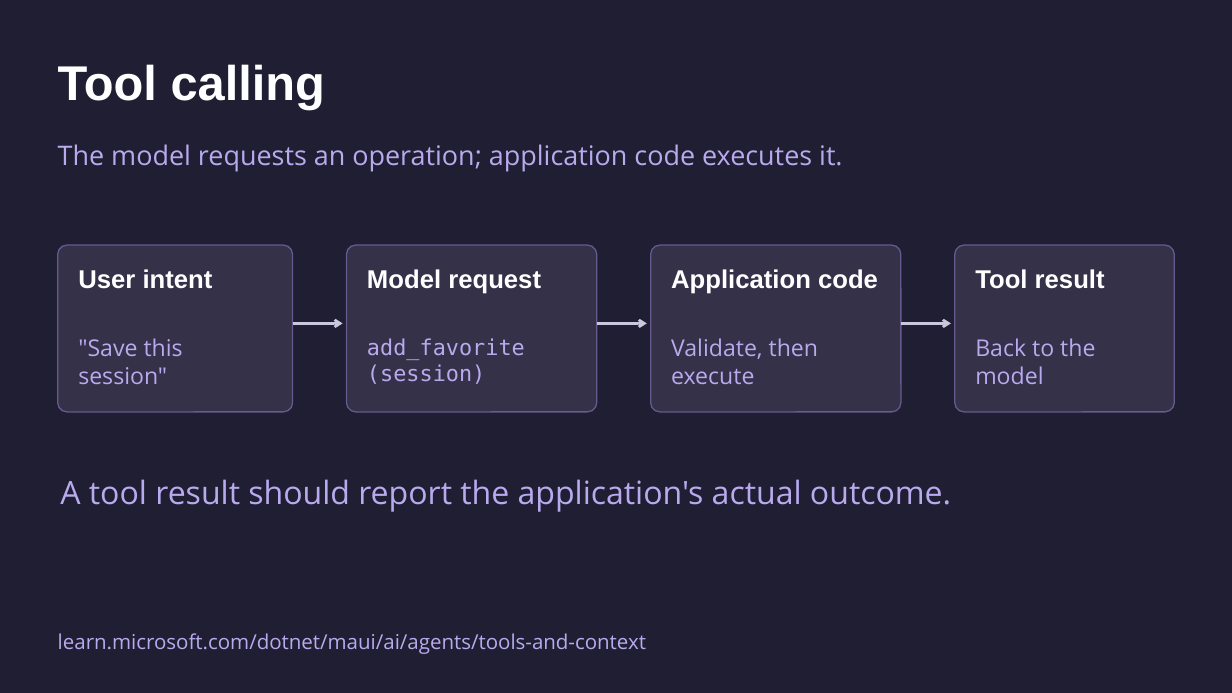
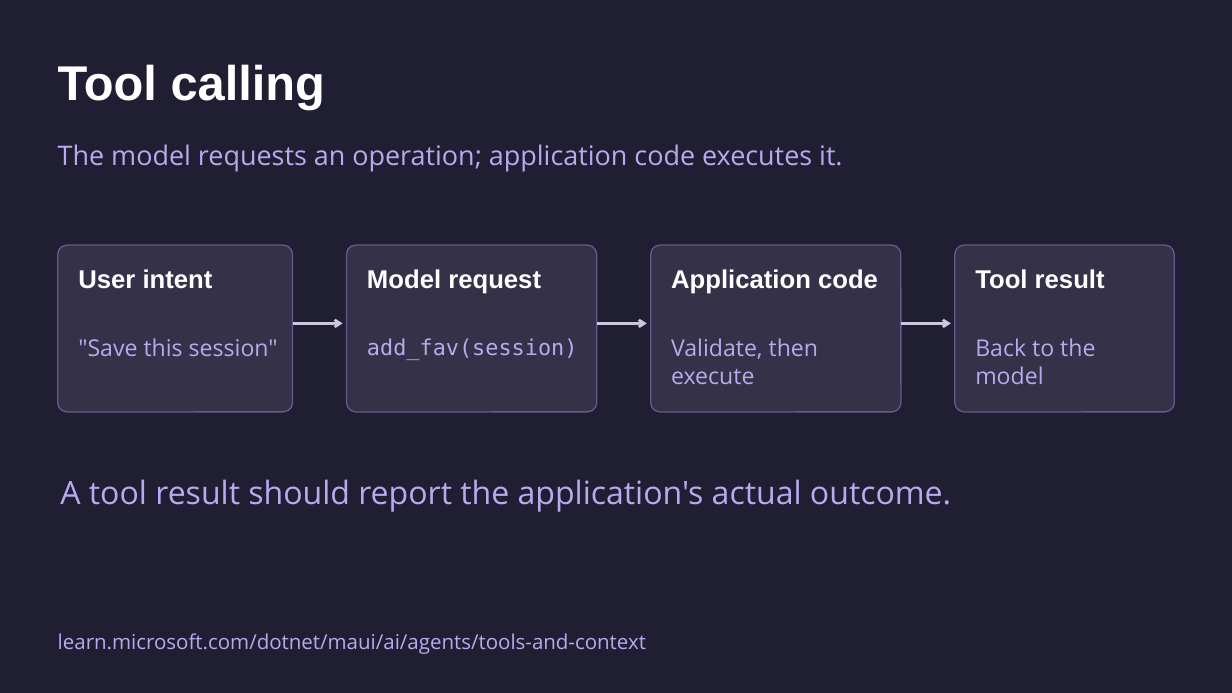
Before and after one commit to mattleibow/dotnetconf2026, a slide deck: slide 23 of slides.pptx. Drawn at 1232x693 pixels with LibreOffice and Linux fonts; fonts in the diff are those of the drawing. Boxes give left, top, right and bottom in pixels: in the first picture for what was removed or moved away, otherwise in the second. Text is boxed around its words. In the diff, an @@ line names an element or a change of style, - is before the commit and + after.

```diff
--- a/slides.pptx
+++ b/slides.pptx
@@ text ""Save this session"" rewrapped from <box>78,338,183,384</box> to <box>78,338,278,356</box> @@
@@ text at <box>367,338,578,360</box>: text changed @@
-add_favorite
-(session)
+add_fav(session)
```
Also in this commit, not shown: 14 other slides changed.
